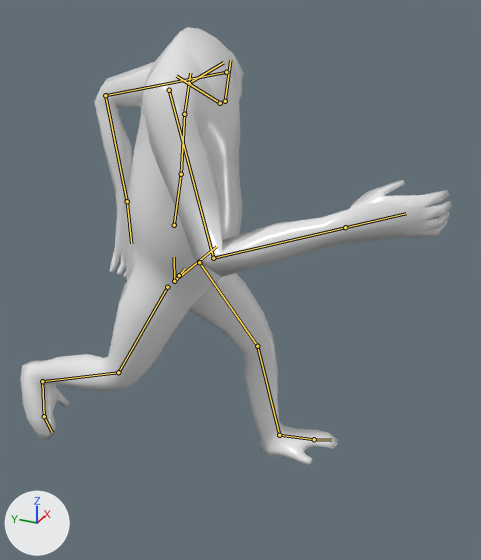
The FBX model Assets/Animations/PlayerAnimations/sprint.fbx: old version first, new version second.
Both versions are drawn from a 50 mm camera at (-1.427, -0.798, 1.369) aimed at (0.034, -0.14, 0.639). Lighting does not change. The marker at lower left points along +X, +Y and +Z. The picture after the commit comes second. Both versions are drawn at frame 30 of the action 'metarig|Sprint'; the numbers are the values there. The bones that change, and the others that lie on the model, are drawn over the model as lines.

In view in the first picture: 'chimp'.
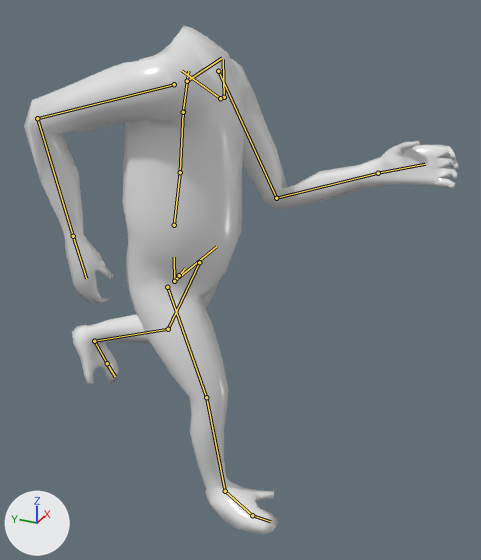
Boxes (x1, y1, x2, y2) around the edits, measured in the pictures (481 x 560 px):
'chimp', posed (16% taller): before (20, 27, 452, 465); after (24, 26, 459, 534)
bone 'spine.001', root to tip: before (174, 225) to (181, 174); after (174, 225) to (180, 172)
bone 'spine.003', root to tip: before (184, 114) to (190, 73); after (183, 112) to (188, 71)
bone 'upper_arm.L', root to tip: before (226, 72) to (105, 95); after (218, 71) to (276, 198)
bone 'forearm.L', root to tip: before (105, 95) to (127, 201); after (276, 198) to (378, 173)
bone 'hand.L', root to tip: before (127, 201) to (131, 243); after (378, 173) to (425, 164)
bone 'upper_arm.R', root to tip: before (169, 90) to (213, 258); after (174, 84) to (37, 118)
bone 'forearm.R', root to tip: before (213, 258) to (345, 227); after (37, 118) to (73, 236)
bone 'hand.R', root to tip: before (345, 227) to (406, 213); after (73, 236) to (86, 278)
bone 'thigh.L', root to tip: before (199, 262) to (257, 346); after (199, 262) to (168, 329)
bone 'shin.L', root to tip: before (257, 346) to (279, 435); after (168, 329) to (94, 341)
bone 'foot.L', root to tip: before (279, 435) to (314, 439); after (94, 341) to (107, 363)
bone 'thigh.R', root to tip: before (167, 287) to (118, 372); after (167, 287) to (206, 397)
bone 'shin.R', root to tip: before (118, 372) to (42, 381); after (206, 397) to (225, 491)
bone 'foot.R', root to tip: before (42, 381) to (44, 416); after (225, 491) to (252, 515)

What the commit changed:
Bone 'spine.001' (bone_spine_001) turns from (19, -1, 1) to (16, 1, -1) degrees about its own x, y and z.
Bone 'spine.003' (bone_spine_003) turns from (0, 0, 0) to (0, 6, -1) degrees about its own x, y and z.
Bone 'upper_arm.L' (bone_upper_arm_l) turns from (-56, 2, -17) to (43, -5, -21) degrees about its own x, y and z.
Bone 'forearm.L' (bone_forearm_l) turns from (78, -9, -14) to (80, 3, -2) degrees about its own x, y and z.
Bone 'hand.L' (bone_hand_l) turns from (0, 16, 6) to (2, 1, 4) degrees about its own x, y and z.
Bone 'upper_arm.R' (bone_upper_arm_r) turns from (43, 5, 21) to (-56, -2, 17) degrees about its own x, y and z.
Bone 'forearm.R' (bone_forearm_r) turns from (80, -3, 2) to (78, 9, 14) degrees about its own x, y and z.
Bone 'hand.R' (bone_hand_r) turns from (2, -1, -4) to (0, -16, -6) degrees about its own x, y and z.
Bone 'thigh.L' (bone_thigh_l) turns from (-26, -6, 1) to (33, 5, 1) degrees about its own x, y and z.
Bone 'shin.L' (bone_shin_l) turns from (5, 0, 0) to (29, 0, 0) degrees about its own x, y and z.
Bone 'foot.L' (bone_foot_l) turns from (10, 3, 0) to (0, 0, 0) degrees about its own x, y and z.
Bone 'thigh.R' (bone_thigh_r) turns from (33, -5, -1) to (-20, 4, -1) degrees about its own x, y and z.
Bone 'shin.R' (bone_shin_r) turns from (29, 0, 0) to (5, 0, 0) degrees about its own x, y and z.
Bone 'foot.R' (bone_foot_r) turns from (0, 0, 0) to (10, -3, 0) degrees about its own x, y and z.
